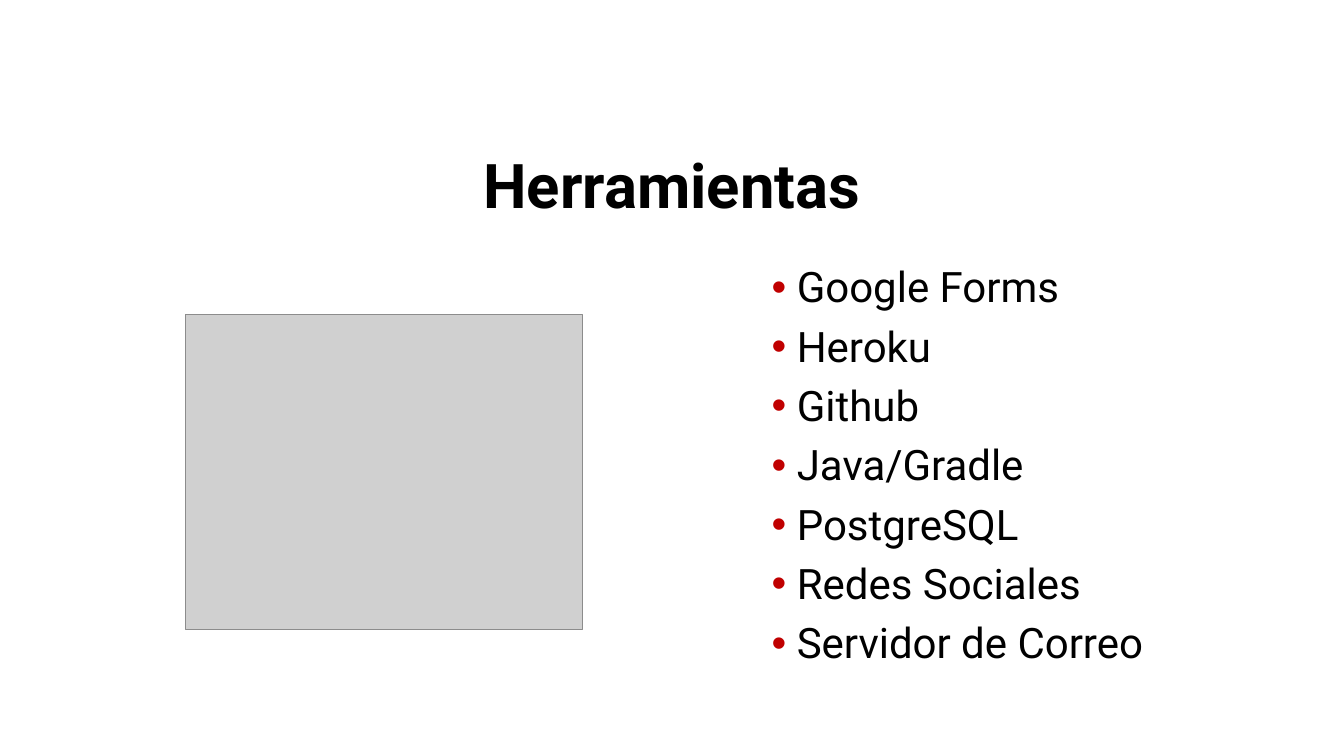
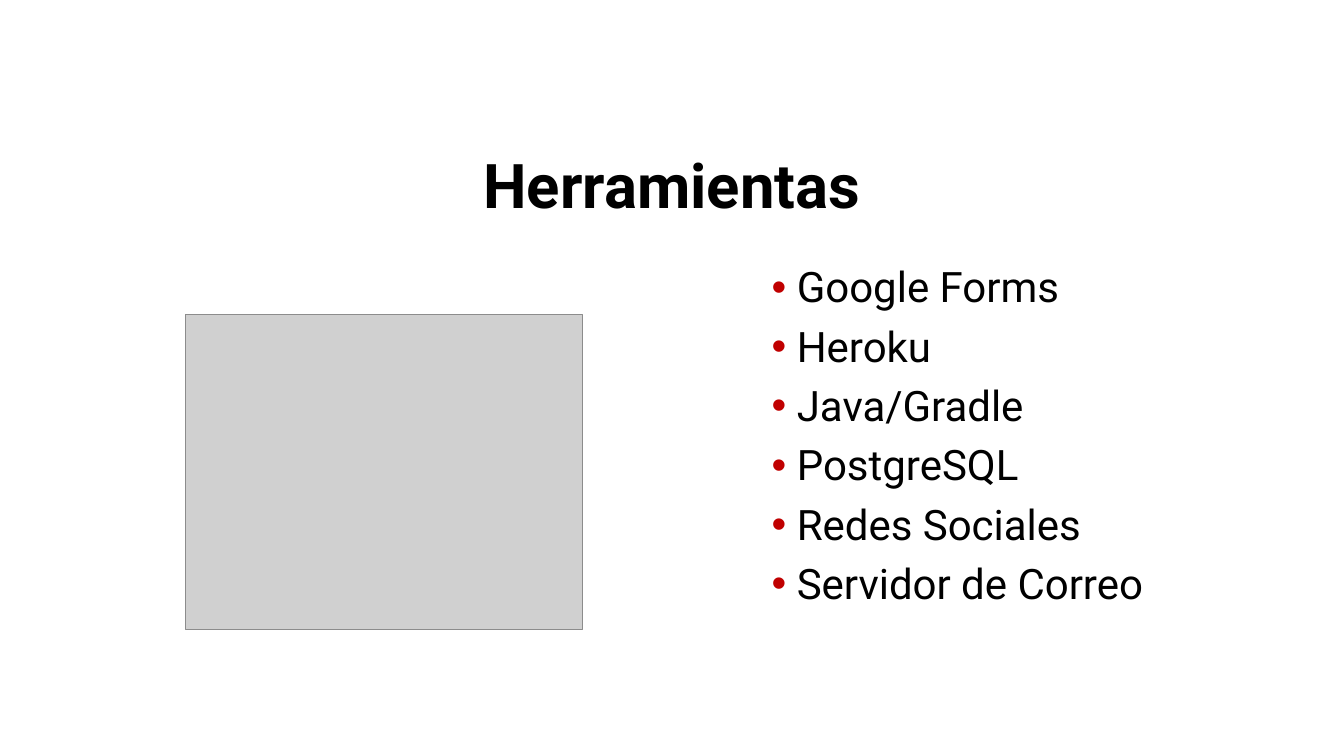
Before and after one commit to diego2097/proyecto-spti, a slide deck: slide 10 of Docs/Presentation/Presentation.pptx (slide 8 before the commit). Drawn at 1344x756 pixels with LibreOffice and Linux fonts; fonts in the diff are those of the drawing; grey boxes stand for pictures; background and template pictures are left out. Boxes give left, top, right and bottom in pixels: in the first picture for what was removed or moved away, otherwise in the second. Text is boxed around its words. In the diff, an @@ line names an element or a change of style, - is before the commit and + after.

```diff
--- a/Docs/Presentation/Presentation.pptx
+++ b/Docs/Presentation/Presentation.pptx
@@ text at [797, 389, 919, 422]: paragraph removed @@
-• Github
```
Also in this commit, not shown: 1 other slide changed, 2 slides added.
